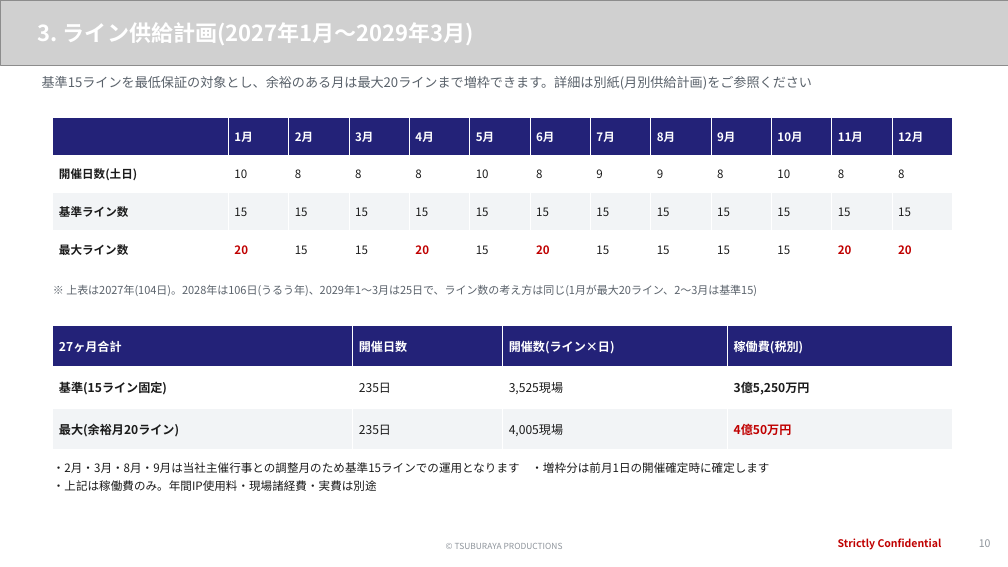
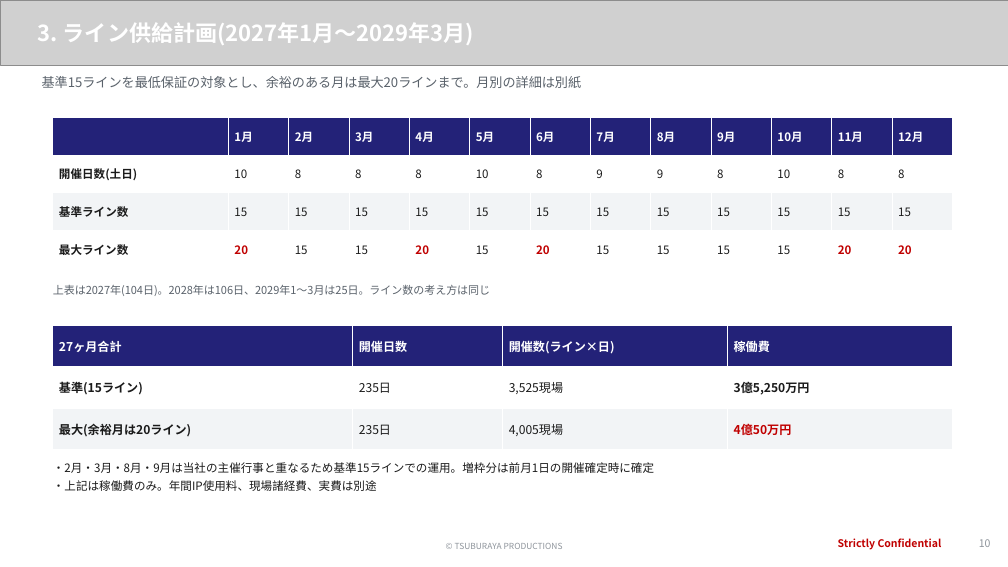
Before and after one commit to hayatoshintani-spe/kessho-lens, a slide deck: slide 10 of docs/proposals/softbank-ultraman-caravan/SB様提示用_1022ミーティング資料.pptx. Drawn at 1008x567 pixels with LibreOffice and Linux fonts; fonts in the diff are those of the drawing; grey boxes stand for pictures. Boxes give left, top, right and bottom in pixels: in the first picture for what was removed or moved away, otherwise in the second. Text is boxed around its words. In the diff, an @@ line names an element or a change of style, - is before the commit and + after.

```diff
--- a/docs/proposals/softbank-ultraman-caravan/SB様提示用_1022ミーティング資料.pptx
+++ b/docs/proposals/softbank-ultraman-caravan/SB様提示用_1022ミーティング資料.pptx
@@ text at (42,76,582,88): text changed @@
-基準15ラインを最低保証の対象とし、余裕のある月は最大20ラインまで増枠できます。詳細は別紙(月別供給計画)をご参照ください
+基準15ラインを最低保証の対象とし、余裕のある月は最大20ラインまで。月別の詳細は別紙
@@ text at (53,285,490,296): text changed @@
-※ 上表は2027年(104日)。2028年は106日(うるう年)、2029年1〜3月は25日で、ライン数の考え方は同じ(1月が最大20ライン、2〜3月は基準15)
+上表は2027年(104日)。2028年は106日、2029年1〜3月は25日。ライン数の考え方は同じ
@@ table at (53,325,954,450) @@
-row 1, column 4: 稼働費(税別)
+row 1, column 4: 稼働費
-row 2, column 1: 基準(15ライン固定)
+row 2, column 1: 基準(15ライン)
-row 3, column 1: 最大(余裕月20ライン)
+row 3, column 1: 最大(余裕月は20ライン)
@@ text at (53,462,654,491): text changed @@
-・2月・3月・8月・9月は当社主催行事との調整月のため基準15ラインでの運用となります ・増枠分は前月1日の開催確定時に確定します
-・上記は稼働費のみ。年間IP使用料・現場諸経費・実費は別途
+・2月・3月・8月・9月は当社の主催行事と重なるため基準15ラインでの運用。増枠分は前月1日の開催確定時に確定
+・上記は稼働費のみ。年間IP使用料、現場諸経費、実費は別途
```
Also in this commit, not shown: 11 other slides changed, 5 other files.
